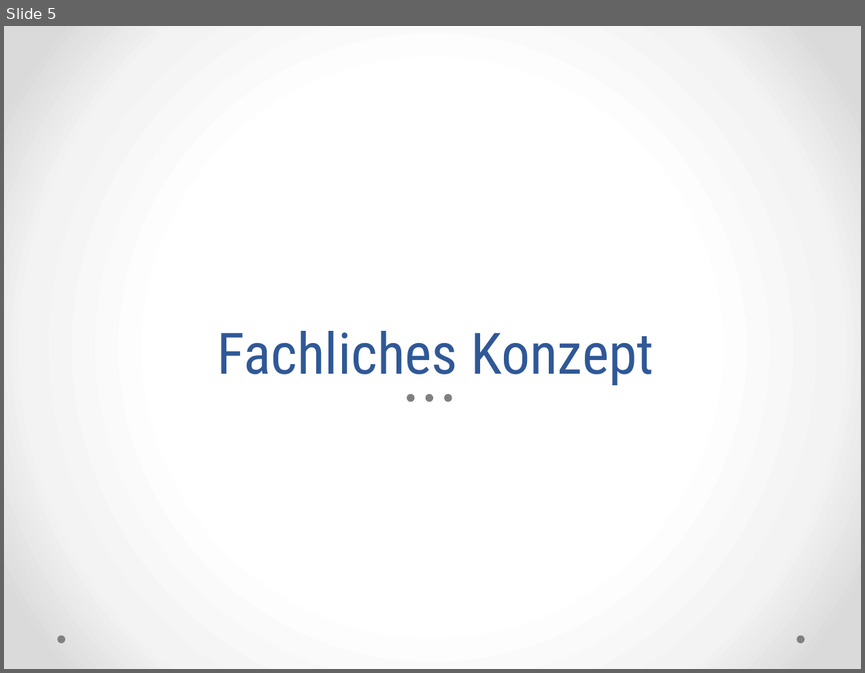
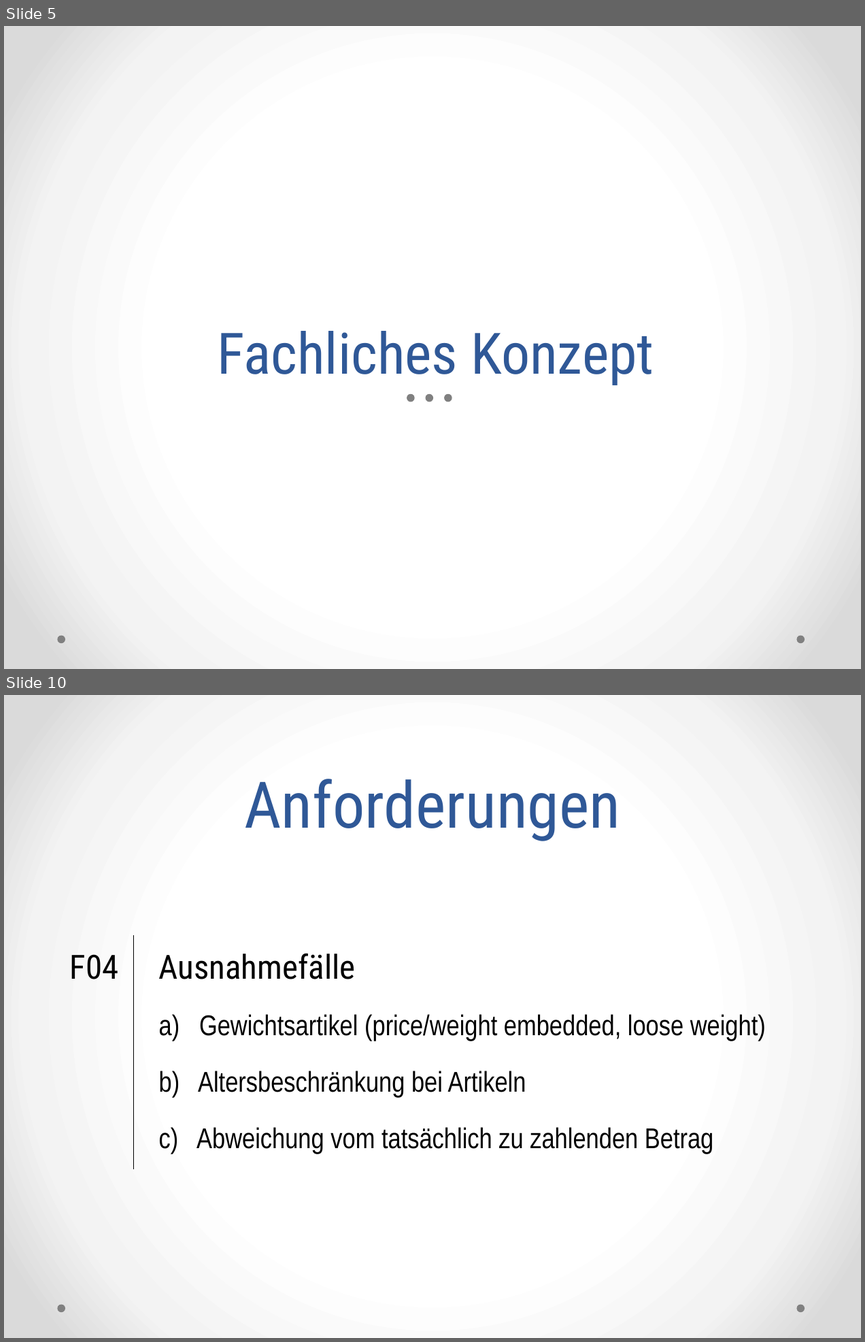
Before and after one commit to ss-proto/PA2, a slide deck: presentation/ss-proto.pptx. Shown one above the other, each under a label of ours: slide 5 before the commit, slides 5 and 10 after it; the slides between them are not shown. The pictures are 865x673 and 865x1342 pixels, drawn with LibreOffice and Linux fonts; fonts in the diff are those of the drawing. Boxes give left, top, right and bottom in pixels: in the first picture for what was removed or moved away, otherwise in the second. Text is boxed around its words. In the diff, an @@ line names an element or a change of style, - is before the commit and + after.

```diff
--- a/presentation/ss-proto.pptx
+++ b/presentation/ss-proto.pptx
@@ slide 10 added at bbox=[4, 695, 861, 1338], background gradient #FFFFFF to #F4F4F4 to #DADADA; not listed: 2 template elements that a slide beside it also shows @@
@@ title added at bbox=[244, 779, 620, 841], 54 pt, text #2F5897 @@
+Anforderungen
@@ table added at bbox=[61, 936, 797, 1170], 4 rows, 2 columns @@
+F04 | Ausnahmefälle
+ | a) Gewichtsartikel (price/weight embedded, loose weight)
+ | b) Altersbeschränkung bei Artikeln
+ | c) Abweichung vom tatsächlich zu zahlenden Betrag
```
Also in this commit, not shown: 4 slides changed, 29 other slides added, 5 other files.
